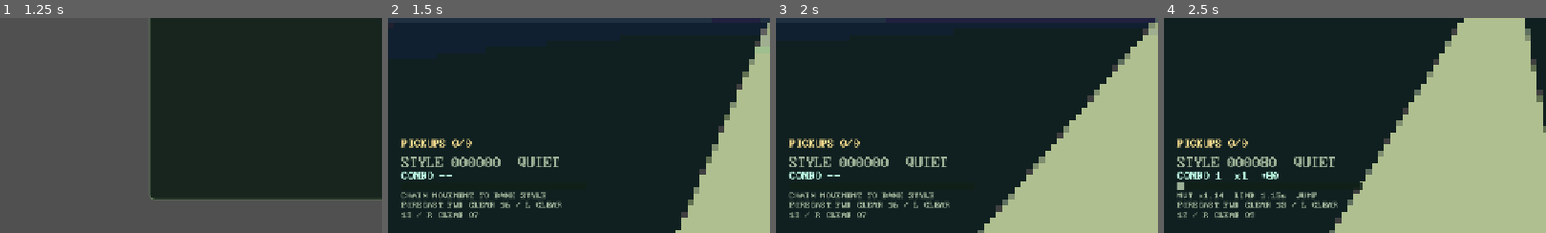
Above: before the commit, frames 1-4 (left to right).
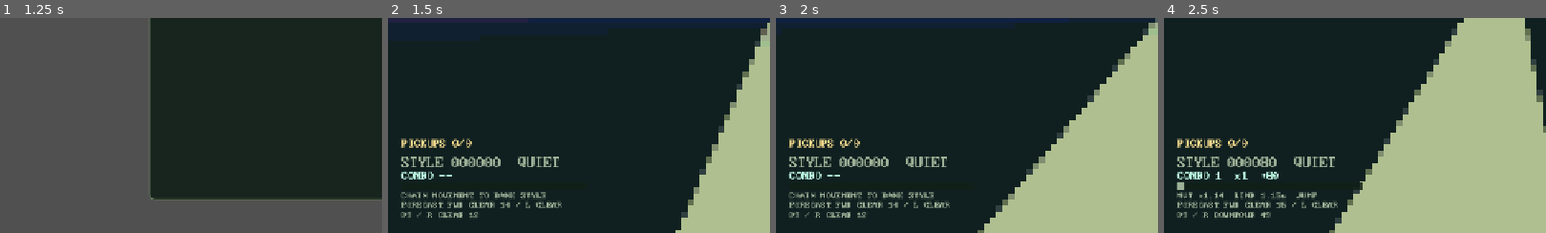
Above: after the commit, the same moments.

Repository: gongahkia/hot-cross-buns
Game: Godot game, scene res://scenes/main.tscn
Same seed, same stepped clock (60 frames per second), same inputs: the game is played once before the commit and once after it.
Inputs (mouse positions are % of the whole screen's width and height, from its top left):
- Up to frame 1 (1.25 s): click "Choose a journey" at 0.5 s
- Up to frame 2 (1.5 s): click "Infinite Expedition SURVIVAL …" at 1.25 s
- Up to frame 3 (2 s): no input
- Up to frame 4 (2.5 s): tap Enter at 2 s; move the mouse to (55, 50) at 2.02 s; hold W (move_forward) from 2.03 s (still down); tap 7 (build_platform) at 2.1 s; click (55, 50) at 2.17 s; tap Space (jump) at 2.27 s
The pictures show only the part of the screen within x 0-50%, y 50-100%; the shares and areas given below are measured in that part.

Frame 1 is identical in both runs. In frame 2, less than 0.1% of the frame differs, in the area x 3-32%, y 85-93%; in frame 3, less than 0.1%; in frame 4, 0.2%.

Commit message:
add constrained megastructure damage

Diff:
--- a/scripts/world_megastructure_generator.gd
+++ b/scripts/world_megastructure_generator.gd
@@ -7,7 +7,7 @@
 const ROUTE_VALIDATOR := preload("res://scripts/world_megastructure_route_validator.gd")
 
 const MEGACELL_SIZE := 4096
-const DESCRIPTOR_SCHEMA_VERSION := 7
+const DESCRIPTOR_SCHEMA_VERSION := 8
 const ARCHETYPE_ID := "ruined_transcontinental_spine"
 const ARCHETYPE_VERSION := 1
 const GENERATOR_SCHEMA_VERSION := GENERATION_IDENTITY.GENERATOR_SCHEMA_VERSION
@@ -16,6 +16,7 @@
 const STAGE_AXIS := 3101
 const STAGE_WIDTH := 3103
 const STAGE_REFUGE := 3107
+const STAGE_DAMAGE := 3113
 
 var world_seed: int
 var generator_schema_version: String
@@ -56,9 +57,12 @@
 	var baseline := _baseline_route(route_prefix, approach, post_threshold, first_goal)
 	var shortcut := _grapple_shortcut(route_prefix, post_threshold, first_goal, transverse)
 	var survival_detour := _survival_detour(route_prefix, post_threshold, first_goal, transverse, _stage_rng(megacell, STAGE_REFUGE))
+	var construction_elements := _construction_elements(center, axis, transverse)
+	var damage := _constrained_damage(megacell, construction_elements)
 	var descriptor := {
 		"archetype": {"id": ARCHETYPE_ID, "version": ARCHETYPE_VERSION},
-		"construction_elements": _construction_elements(center, axis, transverse),
+		"construction_elements": construction_elements,
+		"damage": damage,
 		"epochs": _construction_epochs(),
 		"entry": {
 			"approach_anchor": _point(approach),
@@ -99,6 +103,7 @@
 	assert(bool(ROUTE_VALIDATOR.validate_recovery_volumes(descriptor).get("valid", false)), "generated megastructure recovery volumes are invalid")
 	assert(bool(ROUTE_VALIDATOR.validate_affordance_visibility(descriptor).get("valid", false)), "generated megastructure affordance visibility is invalid")
 	assert(bool(ROUTE_VALIDATOR.validate_route_preservation(descriptor, descriptor).get("valid", false)), "generated megastructure route preservation is invalid")
+	assert(bool(ROUTE_VALIDATOR.validate_damage_constraints(descriptor).get("valid", false)), "generated megastructure damage constraints are invalid")
 	return descriptor
 
 func _construction_epochs() -> Array:
@@ -126,6 +131,18 @@
 		{"attachment_target_id":"emergency_breach_channel","bounds":_bounds([salvage - axis * 16 - transverse * 18, salvage + …(193 unchanged characters)…
 		{"attachment_target_id":"emergency_breach_channel","bounds":_bounds([reclamation - axis * 28 - transverse * 30, reclamation + axis * 28 + transverse * 30], 0, 38),"cut_target_ids":[],"element_id":"reclamation_root_lattice","epoch_id":6,"relation":"attached","type":"construction_element"},
 	]
+
+func _constrained_damage(megacell: Vector3i, elements: Array) -> Array:
+	var by_id := {}
+	for element: Dictionary in elements:
+		by_id[str(element.get("element_id", ""))] = element
+	var rng := _stage_rng(megacell, STAGE_DAMAGE)
+	var severity: String = ["minor", "moderate"][rng.next_range(0, 1)]
+	var records: Array = []
+	for target_id: String in ["attached_habitation_east", "autonomous_machine_clamp"]:
+		var target: Dictionary = by_id[target_id]
+		records.append({"affected_route_ids":[],"bounds":(target.get("bounds", {}) as Dictionary).duplicate(true),"damage_id":"damage:" + target_id,"damage_type":"facade_breach" if target_id == "attached_habitation_east" else "machine_shear","epoch_id":int(target.get("epoch_id", 0)),"severity":severity,"target_element_id":target_id,"type":"constrained_damage"})
+	return records
 
 func _axis(megacell: Vector3i) -> Vector3i:
 	match _stage_rng(megacell, STAGE_AXIS).next_range(0, 3):
--- a/scripts/world_megastructure_generator_test.gd
+++ b/scripts/world_megastructure_generator_test.gd
@@ -6,11 +6,11 @@
 const SEED := 20260731
 const CELLS := [Vector3i(-2, 0, 1), Vector3i(-1, 0, -3), Vector3i(0, 0, 0), Vector3i(4, 0, -2), Vector3i(7, 0, 5)]
 const EXPECTED_HASHES := {
-	"-2:0:1": "21af2912aec0b1fd7d1c1806678c2f7214e24691a90ebf3ceb4f2aabb1750365",
-	"-1:0:-3": "57a01ba18d3a16b887422d2e63acc683d9ed018d6bcf38c0c49ddc6a2c02e503",
-	"0:0:0": "0dace5e17eabadc04d91e56518314b4945336a02ce9adc692f5b3dc4b173a6a4",
-	"4:0:-2": "f5ece2cfcf0deb6323bdaff51e75f7faa1d06fac939529c99c47804b6df48247",
-	"7:0:5": "fda2f2f6e0d6b84c56e96c07e55ceb69b4d45ca61e53efa4c06621d9b3cfc082",
+	"-2:0:1": "41d097e2087e2cee54bb41c2c9e291f78d9593b196b0f9df3f60c54ab4b83a68",
+	"-1:0:-3": "7f03051f41fe741e37c332c3a452c1feed229c5b056868aba807a642611e8719",
+	"0:0:0": "e421559bd70b7981044dc9505c435f6c12d28fe700892fb4f650db74c0126010",
+	"4:0:-2": "afe4a3440dabae818174a70d5db9bb4aae1e3f597fd9aa4f7d8d5f63a4a634bd",
+	"7:0:5": "fb6090761458b809488e70ee430fef078e0756d320a8b25d972ad84bfc861975",
 }
 var failed := false
 
@@ -47,9 +47,10 @@
 	var routes: Array = descriptor.get("routes", [])
 	var reveals: Array = descriptor.get("reveals", [])
 	var interior: Dictionary = descriptor.get("interior", {})
-	_expect(str(descriptor.type) == "megastructure" and str(ide …(103 unchanged characters)… (identity.descriptor_schema_version) == 7 and str(identity.generator_schema_versi …(200 unchanged characters)…
+	_expect(str(descriptor.type) == "megastructure" and str(ide …(103 unchanged characters)… (identity.descriptor_schema_version) == 8 and str(identity.generator_schema_versi …(200 unchanged characters)…
 	_assert_epochs(descriptor.get("epochs", []))
 	_assert_construction_elements(descriptor.get("construction_elements", []))
+	_assert_damage(descriptor.get("damage", []))
 	_expect(str(interior.terrain_mode) == "flat_enclosed_floor" and int(interior.floor_y) == 24 and int(interior.ceiling_y) == 100, "interior floor contract drifted")
 	_expect(str(entry.entry_type) == "elevated_spine_underpass" and (entry.approach_anchor as Array).size() == 3 and (entr …(341 unchanged characters)…
 	_expect(routes.size() == 3 and _route_exists(routes, "baseline", "walk", true) and _route_exists(routes, "expressive", "grapple", false) and _route_exists(routes, "survival", "walk", false) and str(routes[0].sector_id).ends_with(":sector"), "opening route descriptor contract drifted")
@@ -101,6 +102,13 @@
 			var cut_id := str(cut_target)
 			_expect(by_id.has(cut_id) and int((by_id[cut_id] as Dictionary).get("epoch_id", 0)) < epoch_id, "construction cut did not target an earlier epoch")
 
+func _assert_damage(damage: Array) -> void:
+	var ids: Array = []
+	for record: Dictionary in damage:
+		ids.append(str(record.get("target_element_id", "")))
+		_expect(str(record.get("type", "")) == "constrained_damage" and str(record.get("severity", "")) in ["minor", "moderate"] and (record.get("affected_route_ids", []) as Array).is_empty() and (record.get("bounds", {}) as Dictionary).has_all(["min", "max"]), "constrained damage contract drifted")
+	_expect(ids == ["attached_habitation_east", "autonomous_machine_clamp"], "constrained damage target order drifted")
+
 func _expect(condition: bool, message: String) -> void:
 	if condition:
 		return
--- a/scripts/world_megastructure_route_validator.gd
+++ b/scripts/world_megastructure_route_validator.gd
@@ -9,6 +9,7 @@
 const RECOVERY_VOLUME_SCHEMA := "megastructure-recovery-volume-validation/v1"
 const AFFORDANCE_VISIBILITY_SCHEMA := "megastructure-affordance-visibility-validation/v1"
 const ROUTE_PRESERVATION_SCHEMA := "megastructure-route-preservation-validation/v1"
+const DAMAGE_CONSTRAINT_SCHEMA := "megastructure-damage-constraint-validation/v1"
 const GRAPPLE_ANCHOR_HEIGHT := 12
 const RECOVERY_HORIZONTAL_CLEARANCE := 2.0
 const RECOVERY_HEADROOM := 2.0
@@ -214,6 +215,31 @@
 		issues.append("visibility_invalid_after_damage")
 	return _preservation_result(issues)
 
+static func validate_damage_constraints(descriptor: Dictionary) -> Dictionary:
+	var issues: Array = []
+	var elements := {}
+	for element: Dictionary in descriptor.get("construction_elements", []):
+		elements[str(element.get("element_id", ""))] = element
+	var baseline := _route_by_id(descriptor.get("routes", []), _required_baseline_id(descriptor.get("entry", {})))
+	var baseline_issues: Array = []
+	var baseline_path := _route_path(baseline, baseline_issues)
+	if baseline.is_empty() or baseline_path.size() < 2:
+		issues.append("damage_baseline_missing")
+	for damage: Dictionary in descriptor.get("damage", []):
+		var target_id := str(damage.get("target_element_id", ""))
+		var target: Dictionary = elements.get(target_id, {})
+		var bounds: Dictionary = damage.get("bounds", {})
+		if target.is_empty() or not _valid_bounds(bounds) or str(damage.get("type", "")) != "constrained_damage" or int(damage.get("epoch_id", 0)) != int(target.get("epoch_id", 0)):
+			issues.append("damage_target_invalid")
+			continue
+		if not (damage.get("affected_route_ids", []) as Array).is_empty():
+			issues.append("damage_affects_mandatory_route")
+		if _path_intersects_bounds(baseline_path, bounds):
+			issues.append("damage_intersects_mandatory_route")
+	if (descriptor.get("damage", []) as Array).is_empty():
+		issues.append("damage_records_missing")
+	return _damage_result(issues)
+
 static func _ground(id: String, max_slope_degrees: float) -> Dictionary:
 	return {"id":id,"max_drop":0.0,"max_horizontal":0.0,"max_rise":0.0,"max_slope_degrees":max_slope_degrees,"requires_ground":true,"unbounded_horizontal":true}
 
@@ -230,6 +256,10 @@
 		if str(route.get("route_id", "")) == route_id:
 			return route
 	return {}
+
+static func _required_baseline_id(entry: Dictionary) -> String:
+	var route_ids: Array = entry.get("required_route_ids", [])
+	return str(route_ids[0]) if route_ids.size() == 1 else ""
 
 static func _route_path(route: Dictionary, issues: Array) -> Array:
 	var points: Array = [route.get("start_anchor", [])]
@@ -335,3 +365,6 @@
 
 static func _preservation_result(issues: Array) -> Dictionary:
 	return {"issues":issues,"schema":ROUTE_PRESERVATION_SCHEMA,"valid":issues.is_empty()}
+
+static func _damage_result(issues: Array) -> Dictionary:
+	return {"issues":issues,"schema":DAMAGE_CONSTRAINT_SCHEMA,"valid":issues.is_empty()}
--- a/scripts/world_megastructure_route_validator_test.gd
+++ b/scripts/world_megastructure_route_validator_test.gd
@@ -19,6 +19,7 @@
 	_assert_recovery_volume_validation()
 	_assert_affordance_visibility_validation()
 	_assert_route_preservation_validation()
+	_assert_damage_constraint_validation()
 	var copy := VALIDATOR.envelope("jump")
 	copy["max_horizontal"] = 999.0
 	_expect(float(VALIDATOR.envelope("jump").get("max_horizontal", 0.0)) == 6.0 and VALIDATOR.envelope("missing").is_empty(), "route envelope isolation drifted")
@@ -144,6 +145,18 @@
 	missing_route["routes"] = (missing_route.routes as Array).slice(1)
 	_expect("mandatory_route_missing_after_damage" in VALIDATOR.validate_route_preservation(source, missing_route).get("issues", []), "removed mandatory route was accepted")
 
+func _assert_damage_constraint_validation() -> void:
+	var source := GENERATOR.new(20260731).generate(Vector3i.ZERO)
+	var valid := VALIDATOR.validate_damage_constraints(source)
+	_expect(str(valid.get("schema", "")) == VALIDATOR.DAMAGE_CONSTRAINT_SCHEMA and bool(valid.get("valid", false)), "generated damage constraints are invalid")
+	var affected_route := source.duplicate(true)
+	(affected_route.damage[0] as Dictionary)["affected_route_ids"] = [(affected_route.entry as Dictionary).required_route_ids[0]]
+	_expect("damage_affects_mandatory_route" in VALIDATOR.validate_damage_constraints(affected_route).get("issues", []), "damage affecting a mandatory route was accepted")
+	var route_intersection := source.duplicate(true)
+	var start: Array = (route_intersection.routes[0] as Dictionary).start_anchor
+	(route_intersection.damage[0] as Dictionary)["bounds"] = {"min":start,"max":[int(start[0]) + 1, int(start[1]) + 1, int(start[2]) + 1],"unit":"world_unit"}
+	_expect("damage_intersects_mandatory_route" in VALIDATOR.validate_damage_constraints(route_intersection).get("issues", []), "damage intersecting a mandatory route was accepted")
+
 func _expect(condition: bool, message: String) -> void:
 	if condition:
 		return
Not shown, changed: TODO_MEGASTRUCTURE.md
Not shown, changed: docs/megastructure-construction-history.md
Not shown, changed: docs/megastructure-descriptor-contract.md
